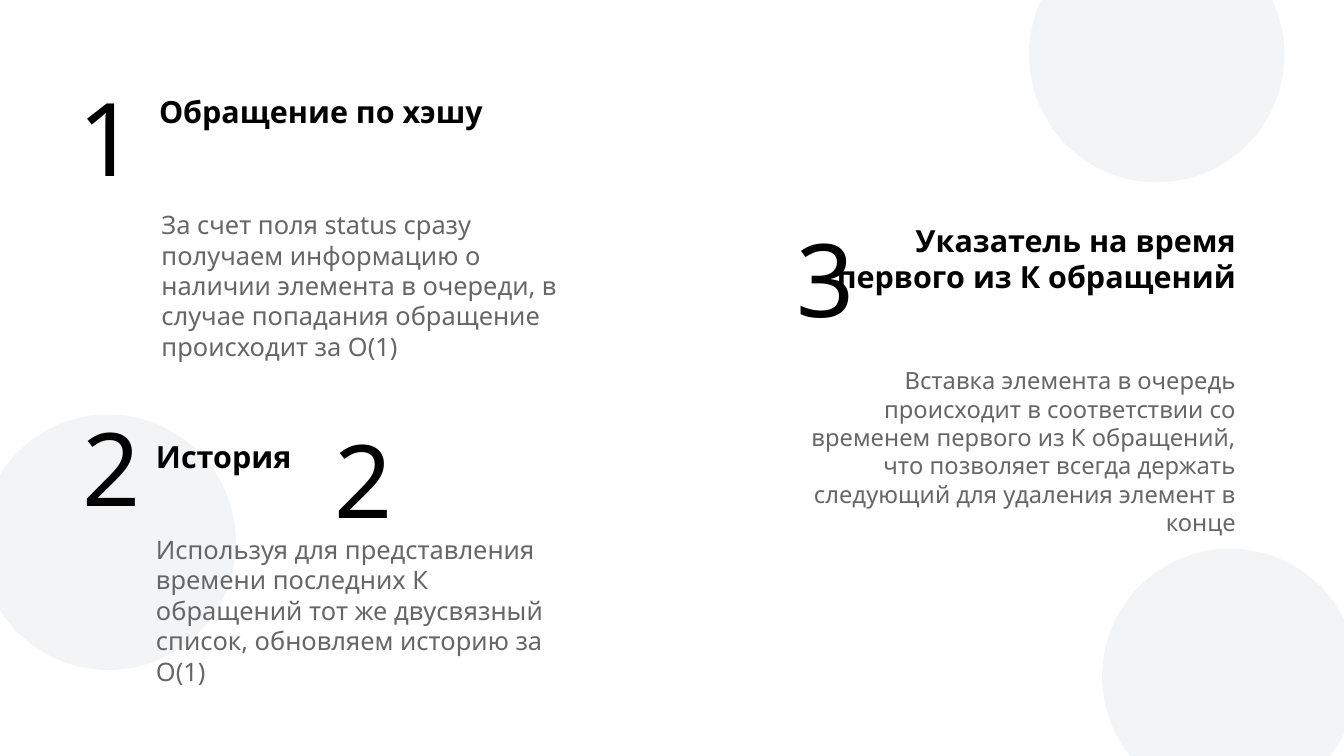
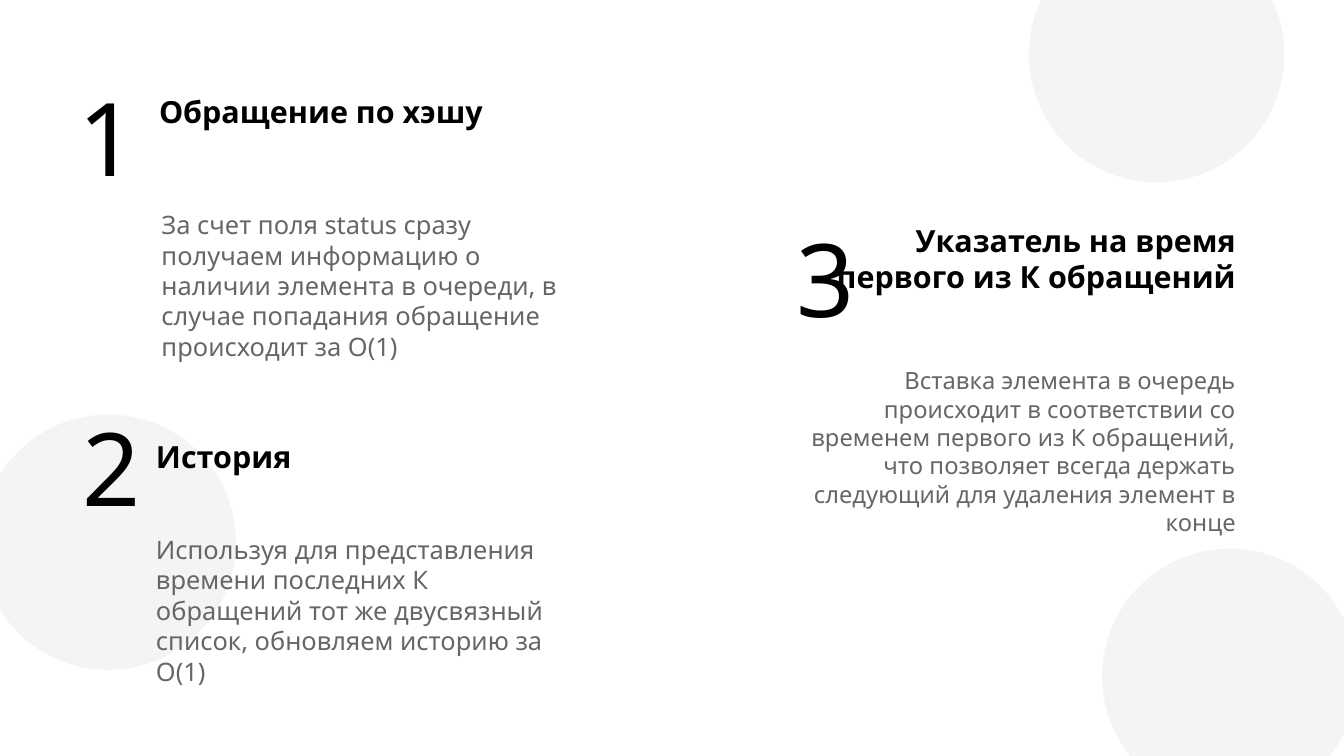
Before and after one commit to SinySs/LRU-K, a slide deck: slide 25 of Theory/Презентация LRU-K.pptx. Drawn at 1344x756 pixels with LibreOffice and Linux fonts; fonts in the diff are those of the drawing; background and template pictures are left out. Boxes give left, top, right and bottom in pixels: in the first picture for what was removed or moved away, otherwise in the second. Text is boxed around its words. In the diff, an @@ line names an element or a change of style, - is before the commit and + after.

```diff
--- a/Theory/Презентация LRU-K.pptx
+++ b/Theory/Презентация LRU-K.pptx
@@ text removed at [334, 444, 392, 518] @@
-2
```
Also in this commit, not shown: 23 other slides changed, 1 other file.
